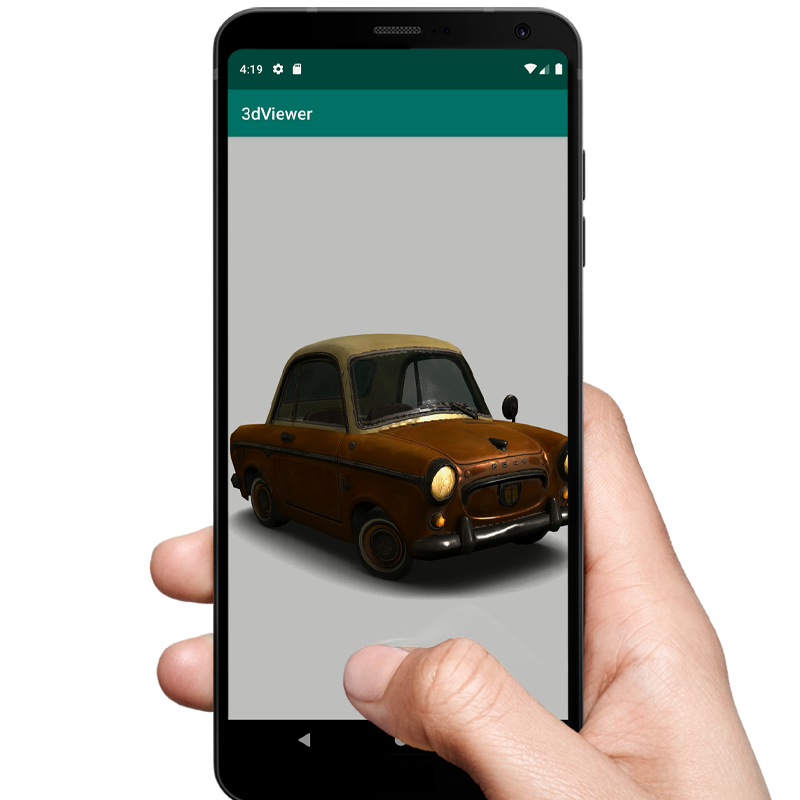
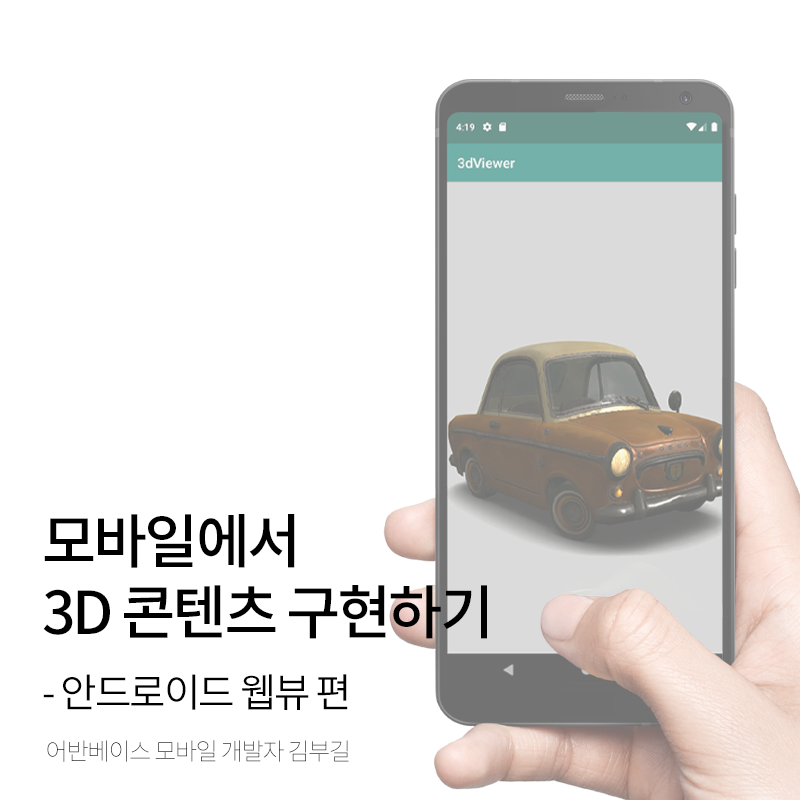
The second 800 x 800 image is a revision of the first. Changes to its layers:
added layer "모바일에서 3D 콘텐츠 구현하기 - 안드로이드 웹뷰 편" above "어반베이스 모바일 개발자 김부길" over (43, 514, 487, 710)
added layer "어반베이스 모바일 개발자 김부길" above "레이어 8" over (47, 740, 349, 762)
added layer "레이어 8" (45%) above "레이어 6" over (43, 7, 800, 800)
painted on "mobile-in-hand-png-snapshot-800 복사" over (149, 7, 800, 800)
painted on "레이어 5" over (227, 48, 726, 760)
added layer "레이어 7" over (43, 7, 800, 800)
